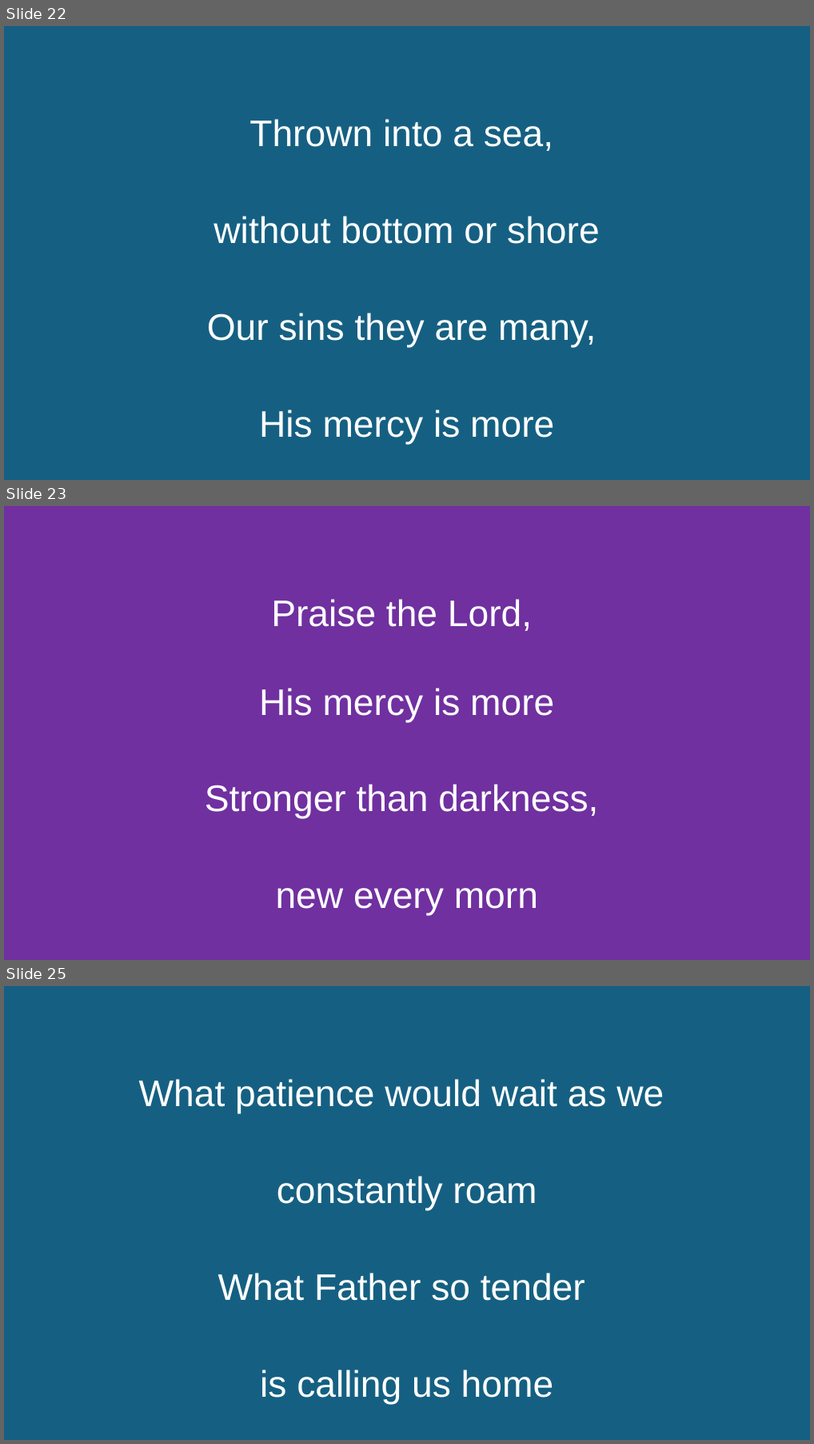
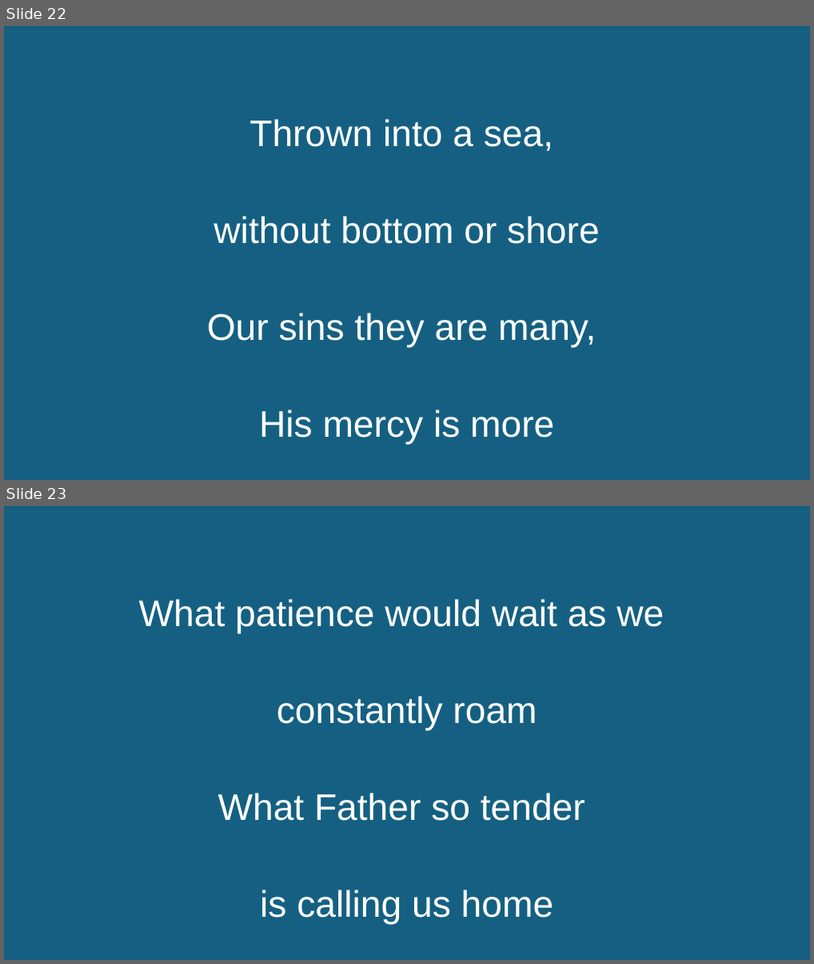
Before and after one commit to kendall412/worship, a slide deck: 2025-11-16 AGCC.pptx. Shown one above the other, each under a label of ours: slides 22, 23 and 25 before the commit, slides 22 and 23 after it; the slides between them are not shown. The pictures are 814x1444 and 814x964 pixels, drawn with LibreOffice and Linux fonts; fonts in the diff are those of the drawing. Boxes give left, top, right and bottom in pixels: in the first picture for what was removed or moved away, otherwise in the second. Text is boxed around its words. In the diff, an @@ line names an element or a change of style, - is before the commit and + after.

Commit message:
edited

```diff
--- a/2025-11-16 AGCC.pptx
+++ b/2025-11-16 AGCC.pptx
@@ slide 23 removed at (x1=4, y1=506, x2=810, y2=960), background #7030A0 @@
@@ subtitle removed at (x1=205, y1=599, x2=598, y2=916) @@
-Praise the Lord,
-His mercy is more
-Stronger than darkness,
-new every morn
@@ what was slide 25 is now slide 23 @@
```
Also in this commit, not shown: 3 other slides removed.
